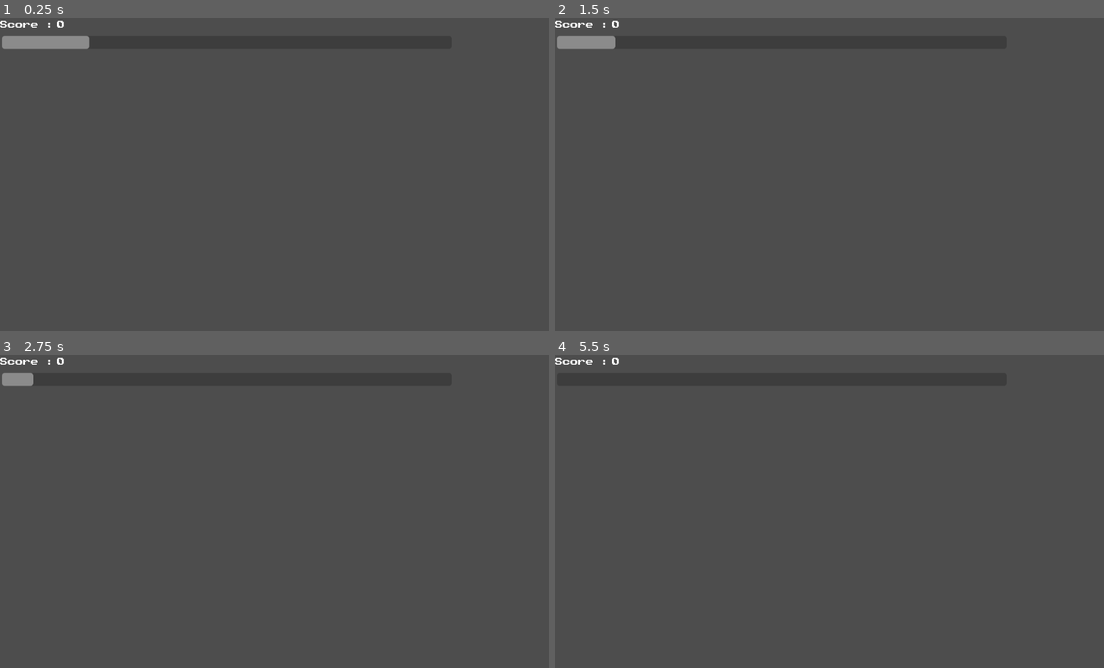
Above: before the commit, frames 1-4 (two rows, left to right).
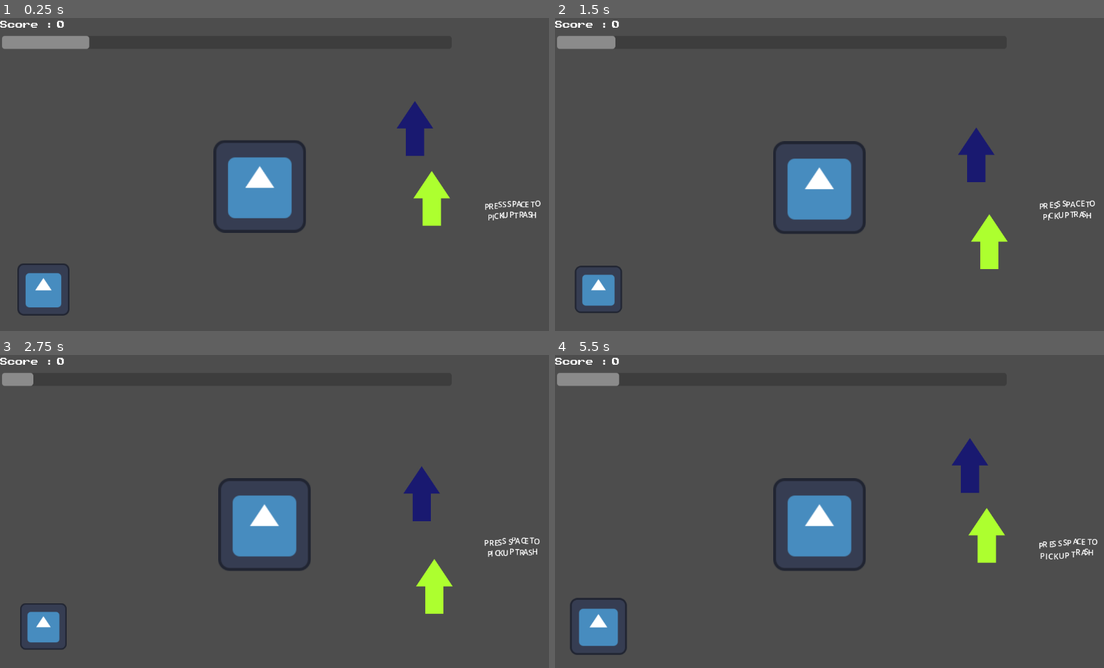
Above: after the commit, the same moments.

Repository: Mastoast/AntiCapitalism
Game: Godot game, scene res://scenes/capitalist_level.tscn
Two runs of this game, one before a commit and one after it. Both use one fixed random seed, a clock stepped at 60 frames per second and the inputs below. The engine's default icon, where the game draws it, is replaced by a stand-in: a white triangle on a blue panel in a dark square. Sound files missing from this copy of the repository are replaced by a short silence.
Inputs:
- Up to frame 1 (0.25 s): no input
- Up to frame 2 (1.5 s): tap Space (input_begin) at 0.5 s; hold D (input_right) 0.53-1.28 s; hold Space (input_begin) 0.53-1.28 s; tap Enter (ui_accept) at 0.77 s; hold Down (input_down) from 1.28 s (still down); tap E (input_action) at 1.35 s
- Up to frame 3 (2.75 s): tap Enter (ui_accept) at 1.52 s; tap Space (input_begin) at 1.55, 2 s; release Down (input_down) at 2.03 s; hold D (input_right) from 2.03 s (still down); hold Space (input_begin) from 2.03 s (still down)
- Up to frame 4 (5.5 s): release D (input_right) at 2.78 s; release Space (input_begin) at 2.78 s; hold Up (input_up) 2.78-3.53 s; tap Space (input_begin) at 2.85, 4.35, 5 s; tap Enter (ui_accept) at 3.02, 3.77, 4.52 s; hold Space (input_begin) 3.53-4.28 s; hold Left (input_left) 3.53-5.03 s; tap E (input_action) at 3.6 s; tap F5 (restart) at 4.15 s; hold Down (input_down) from 5.03 s (still down); hold Space (input_begin) from 5.03 s (still down)

The runs differ from the first frame. In frame 1, 5.2% of the frame differs, in the area x 3-99%, y 26-96%; in frame 2, 5.1%; in frame 3, 5.1%; in frame 4, 6.0%, in the area x 0-99%, y 5-96%.

Commit message:
Add main level movement and instructions

Diff:
--- a/objects/rythm_visual_helper.tscn
+++ b/objects/rythm_visual_helper.tscn
@@ -4,6 +4,5 @@
 [ext_resource type="Script" path="res://scripts/rythm_helper.gd" id="2_i35ba"]
 
 [node name="rythm_helper" type="Sprite2D"]
-position = Vector2(1073, 572)
 texture = ExtResource("1_6a6qp")
 script = ExtResource("2_i35ba")
--- /dev/null
+++ b/objects/trash_can.tscn
@@ -0,0 +1,11 @@
+[gd_scene load_steps=3 format=3 uid="uid://bvr0gyhyuce5x"]
+
+[ext_resource type="Script" path="res://scripts/trash_can.gd" id="1_82o3l"]
+[ext_resource type="Texture2D" uid="uid://dmrqdmicvuhcm" path="res://sprites/direction_arrow.png" id="2_7ieta"]
+
+[node name="trash_can" type="Node2D" groups=["trash"]]
+script = ExtResource("1_82o3l")
+
+[node name="Sprite2D" type="Sprite2D" parent="."]
+scale = Vector2(0.5, 0.5)
+texture = ExtResource("2_7ieta")
--- /dev/null
+++ b/objects/truck.tscn
@@ -0,0 +1,74 @@
+[gd_scene load_steps=6 format=3 uid="uid://hj1g0iynj4o4"]
+
+[ext_resource type="Script" path="res://scripts/truck.gd" id="1_6ciq4"]
+[ext_resource type="Texture2D" uid="uid://bdtt5ei4ix11l" path="res://sprites/icon.svg" id="2_tm6h6"]
+
+[sub_resource type="Animation" id="Animation_xvba0"]
+resource_name = "move"
+loop_mode = 1
+tracks/0/type = "bezier"
+tracks/0/imported = false
+tracks/0/enabled = true
+tracks/0/path = NodePath("sprite:position:x")
+tracks/0/interp = 1
+tracks/0/loop_wrap = true
+tracks/0/keys = {
+"handle_modes": PackedInt32Array(0, 0, 0, 0, 0, 0, 0),
+"points": PackedFloat32Array(0, -0.25, 0, 0.25, 0, 0, -0.25, 0, 0.2999, 16.5, -6.5, -0.25, 0, 0.25, 0, -3.20005, -0.25, 0, 0.25, 0, 25.5, -0.25, 0, 0.2, -34, -3.20006, -0.25, 0, 0.25, 0, 0, -0.25, 0, 0.25, 0),
+"times": PackedFloat32Array(0, 0.0001, 0.2, 0.3, 0.5, 0.8, 1)
+}
+tracks/1/type = "bezier"
+tracks/1/imported = false
+tracks/1/enabled = true
+tracks/1/path = NodePath("sprite:position:y")
+tracks/1/interp = 1
+tracks/1/loop_wrap = true
+tracks/1/keys = {
+"handle_modes": PackedInt32Array(0, 0, 0, 0, 0, 0, 0),
+"points": PackedFloat32Array(0, -0.25, 0, 0.25, 0, 0, -0.25, 0, 0.25, 0, -1.60002, -0.25, 0, 0.25, 0, -2.40002, -0.25, 0, 0.25, 0, -10.8, -0.25, 0, 0.25, 0, 3.59998, -0.25, 0, 0.25, 0, 0, -0.25, 0, 0.25, 0),
+"times": PackedFloat32Array(0, 0.0001, 0.2, 0.3, 0.6, 0.8, 1)
+}
+
+[sub_resource type="Animation" id="Animation_883wm"]
+length = 0.001
+tracks/0/type = "bezier"
+tracks/0/imported = false
+tracks/0/enabled = true
+tracks/0/path = NodePath("sprite:position:x")
+tracks/0/interp = 1
+tracks/0/loop_wrap = true
+tracks/0/keys = {
+"handle_modes": PackedInt32Array(0),
+"points": PackedFloat32Array(0, -0.25, 0, 0.25, 0),
+"times": PackedFloat32Array(0)
+}
+tracks/1/type = "bezier"
+tracks/1/imported = false
+tracks/1/enabled = true
+tracks/1/path = NodePath("sprite:position:y")
+tracks/1/interp = 1
+tracks/1/loop_wrap = true
+tracks/1/keys = {
+"handle_modes": PackedInt32Array(0),
+"points": PackedFloat32Array(0, -0.25, 0, 0.25, 0),
+"times": PackedFloat32Array(0)
+}
+
+[sub_resource type="AnimationLibrary" id="AnimationLibrary_8qiu0"]
+_data = {
+"RESET": SubResource("Animation_883wm"),
+"move": SubResource("Animation_xvba0")
+}
+
+[node name="truck" type="Node2D"]
+position = Vector2(548, 351)
+scale = Vector2(1.5, 1.5)
+script = ExtResource("1_6ciq4")
+
+[node name="sprite" type="Sprite2D" parent="."]
+texture = ExtResource("2_tm6h6")
+
+[node name="AnimationPlayer" type="AnimationPlayer" parent="."]
+libraries = {
+"": SubResource("AnimationLibrary_8qiu0")
+}
--- a/project.godot
+++ b/project.godot
@@ -14,10 +14,6 @@
 run/main_scene="res://scenes/capitalist_level.tscn"
 config/features=PackedStringArray("4.0", "GL Compatibility")
 config/icon="res://sprites/icon.svg"
-
-[audio]
-
-driver/mix_rate=0
 
 [autoload]
 
--- a/scenes/capitalist_level.tscn
+++ b/scenes/capitalist_level.tscn
@@ -1,12 +1,24 @@
-[gd_scene load_steps=3 format=3 uid="uid://cnp4dmlfkp0m6"]
+[gd_scene load_steps=5 format=3 uid="uid://cnp4dmlfkp0m6"]
 
 [ext_resource type="Script" path="res://scripts/capitalist_level.gd" id="1_2kj73"]
 [ext_resource type="Theme" uid="uid://ced1k3bls70p" path="res://themes/arcade_theme.tres" id="2_0yje6"]
+[ext_resource type="PackedScene" uid="uid://hj1g0iynj4o4" path="res://objects/truck.tscn" id="3_dewsc"]
+[ext_resource type="PackedScene" uid="uid://cacrapbtcy27r" path="res://objects/rythm_visual_helper.tscn" id="4_42vja"]
 
 [node name="capitalist_level" type="Node2D"]
 script = ExtResource("1_2kj73")
 
-[node name="ComboBar" type="ProgressBar" parent="."]
+[node name="Camera2D" type="Camera2D" parent="."]
+anchor_mode = 0
+
+[node name="UI" type="Control" parent="."]
+layout_mode = 3
+anchors_preset = 0
+offset_right = 40.0
+offset_bottom = 40.0
+
+[node name="ComboBar" type="ProgressBar" parent="UI"]
+layout_mode = 0
 offset_left = 4.0
 offset_top = 37.0
 offset_right = 936.0
@@ -14,7 +26,8 @@
 allow_greater = true
 show_percentage = false
 
-[node name="ScoreText" type="RichTextLabel" parent="."]
+[node name="ScoreText" type="RichTextLabel" parent="UI"]
+layout_mode = 0
 offset_left = 118.0
 offset_top = 4.0
 offset_right = 202.0
@@ -22,7 +35,8 @@
 theme = ExtResource("2_0yje6")
 text = "0"
 
-[node name="ScoreLabel" type="RichTextLabel" parent="."]
+[node name="ScoreLabel" type="RichTextLabel" parent="UI"]
+layout_mode = 0
 offset_top = 4.0
 offset_right = 118.0
 offset_bottom = 38.0
@@ -30,3 +44,25 @@
 text = "Score :"
 scroll_active = false
 autowrap_mode = 0
+
+[node name="PickUpInstruction" type="RichTextLabel" parent="UI"]
+offset_left = 967.0
+offset_top = 378.0
+offset_right = 1154.0
+offset_bottom = 444.0
+bbcode_enabled = true
+text = "[tornado radius=5.0 freq=5.0][center][shake rate=20.0 level=20]PRESS SPACE TO PICKUP TRASH[/shake][/center][/tornado]"
+
+[node name="truck" parent="." instance=ExtResource("3_dewsc")]
+
+[node name="TrashSpawn" type="Marker2D" parent="."]
+position = Vector2(773, -127)
+
+[node name="TrashDespawn" type="Marker2D" parent="."]
+position = Vector2(900, 748)
+
+[node name="TrashInteraction" type="Marker2D" parent="."]
+position = Vector2(900, 400)
+
+[node name="rythm_helper" parent="." instance=ExtResource("4_42vja")]
+position = Vector2(90, 562)
--- a/scenes/test_scene.tscn
+++ b/scenes/test_scene.tscn
@@ -24,3 +24,4 @@
 autowrap_mode = 0
 
 [node name="rythm_helper" parent="." instance=ExtResource("3_6d8o8")]
+position = Vector2(1059, 560)
--- a/scripts/capitalist_level.gd
+++ b/scripts/capitalist_level.gd
@@ -1,25 +1,98 @@
 extends Node2D
 
+@export var combo_decrease_speed = 5.0
+@export var truck_speed = 1.0
+@export var trash_can = load("res://objects/trash_can.tscn")
+@export var pickup_distance = 1.0
+
+var previous_time = 0.0
 var distance = 0.0
 var score = 0
 var combo = 20.0
 
-var combo_decrease_speed = 5.0
-var previous_time = 0.0
+var is_truck_moving
+
+var max_trash_distance = 20.0
+var min_trash_distance = -3.0
+var trash_cans = []
+var level1 = [
+	{"distance": 1.0, "sprite": Color.GREEN_YELLOW, "pattern": Pattern.pattern1},
+	{"distance": 5.0, "sprite": Color.MIDNIGHT_BLUE, "pattern": Pattern.pattern2},
+	{"distance": 20.0, "sprite": Color.GREEN_YELLOW, "pattern": Pattern.pattern1}
+]
 
 func _ready():
 	randomize()
 	StaticMusic.play(StaticMusic.music1, 1.0)
 	StaticMusic.new_beat.connect(_on_new_beat)
+	load_level(level1)
+	is_truck_moving = true
+	$truck.drive()
 
 
 func _process(delta):
 	var current_time = StaticMusic.get_player_total_position()
-	combo -= combo_decrease_speed * (current_time - previous_time)
+	var music_delta = current_time - previous_time
+	combo -= combo_decrease_speed * music_delta
 	#
-	$ScoreText.text = str(score)
-	$ComboBar.value = combo
+	if is_truck_moving:
+		distance += truck_speed * music_delta
+		update_trash_cans()
+	#
+	$UI/ScoreText.text = str(score)
+	$UI/ComboBar.value = combo
 	previous_time = current_time
+
+func _input(event):
+	if event.is_action_pressed("restart"):
+		get_tree().reload_current_scene()
+	if event.is_action_pressed("input_begin"):
+		try_start_pattern()
+
+func try_start_pattern():
+	if is_truck_moving:
+		is_truck_moving = false
+		$truck.stop()
+	else:
+		is_truck_moving = true
+		$truck.drive()
+	print(distance)
+	print(trash_cans[0].global_position)
+
+func load_level(level):
+	for item in level:
+		var trash = trash_can.instantiate()
+		trash.init(item["distance"], item["pattern"], item["sprite"])
+		trash.global_position = $TrashSpawn.position
+		trash.hide()
+		trash_cans.append(trash)
+		add_child(trash)
+
+func update_trash_cans():
+	var pickable = false
+	for trash in trash_cans:
+		var truck_distance = trash.distance - self.distance
+		if truck_distance < max_trash_distance:
+			trash.show()
+		if truck_distance < min_trash_distance:
+			trash_cans.remove_at(trash_cans.bsearch(trash))
+			trash.queue_free()
+			continue
+		# visual scaling
+#		var trash_scale = min(1 / absf(truck_distance), 1.0)
+#		trash.scale = Vector2(trash_scale, trash_scale)
+#		var ratio = 1 - truck_distance / (max_trash_distance - min_trash_distance)
+		# position
+		if truck_distance >= 0:
+			var ratio = 1 - truck_distance / (max_trash_distance - truck_distance)
+			trash.position = $TrashSpawn.position.lerp($TrashInteraction.position, min(max(ratio, 0), 1))
+		else:
+			var ratio = 1 - truck_distance / (min_trash_distance - truck_distance)
+			trash.position = $TrashDespawn.position.lerp($TrashInteraction.position, min(max(ratio, 0), 1))
+		#
+		if absf(truck_distance) <  pickup_distance:
+			pickable = true
+	$UI/PickUpInstruction.visible = pickable
 
 func _on_new_beat():
 	pass
--- a/scripts/singletons/StaticMusic.gd
+++ b/scripts/singletons/StaticMusic.gd
@@ -2,6 +2,7 @@
 
 var player:AudioStreamPlayer
 var playerName = "audio_player"
+var player_volume = -20.0
 
 var music1 = { "stream": load("res://sounds/drums_test.wav"), "bpm": 100.0}
 
@@ -36,6 +37,7 @@
 	if !player:
 		player = AudioStreamPlayer.new()
 		player.name = playerName
+		player.volume_db = player_volume
 	if !player.is_inside_tree():
 		get_tree().current_scene.add_child(player)
 	loop_count = 0
--- /dev/null
+++ b/scripts/trash_can.gd
@@ -0,0 +1,17 @@
+extends Node2D
+
+var distance
+var pattern
+var sprite
+
+func init(distance, pattern, sprite):
+	self.distance = distance
+	self.pattern = pattern
+	self.sprite = sprite
+	$Sprite2D.modulate = sprite
+
+func _ready():
+	pass
+
+func _process(delta):
+	pass
--- /dev/null
+++ b/scripts/truck.gd
@@ -0,0 +1,14 @@
+extends Node2D
+
+
+func _ready():
+	pass
+
+func _process(delta):
+	pass
+
+func drive():
+	$AnimationPlayer.play("move")
+
+func stop():
+	$AnimationPlayer.play("RESET")
